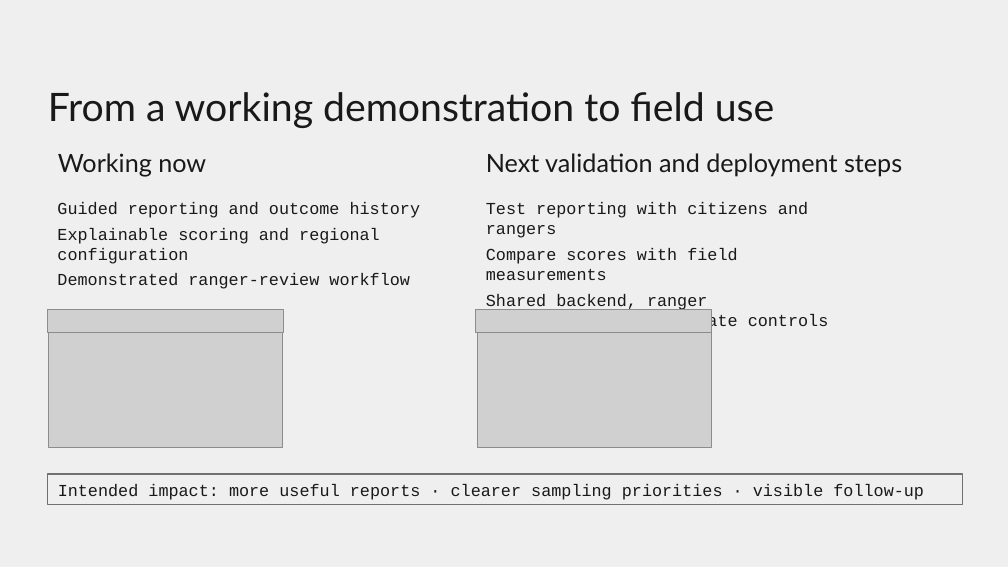
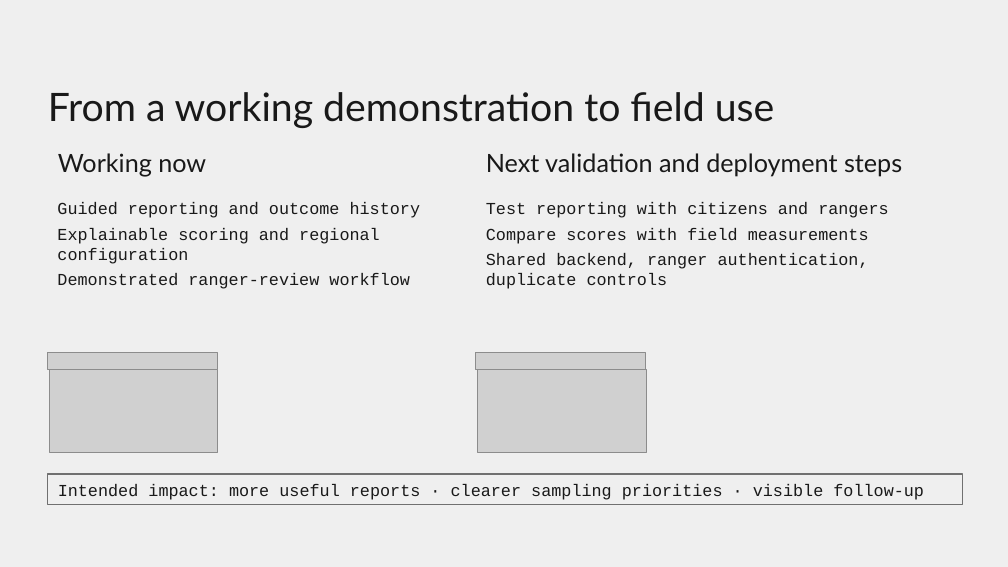
Before and after one commit to NathanDiep123/Verdant, a slide deck: slide 3 of docs/presentation/verdant-presentation.pptx. Drawn at 1008x567 pixels with LibreOffice and Linux fonts; fonts in the diff are those of the drawing; grey boxes stand for pictures; background and template pictures are left out. Boxes give left, top, right and bottom in pixels: in the first picture for what was removed or moved away, otherwise in the second. Text is boxed around its words. In the diff, an @@ line names an element or a change of style, - is before the commit and + after.

Commit message:
Fix presentation layout for the template fonts and refresh the slide picture

```diff
--- a/docs/presentation/verdant-presentation.pptx
+++ b/docs/presentation/verdant-presentation.pptx
@@ subtitle "Test reporting with citizens and ..." rewrapped from (486,202,829,331) to (486,202,889,289) @@
@@ picture: place and size @@
-picture at (47,309,283,333)
+picture at (47,353,217,370)
@@ picture: place and size @@
-picture at (476,309,712,333)
+picture at (476,353,645,370)
@@ picture: place and size @@
-picture at (49,333,283,448)
+picture at (49,370,218,453)
@@ picture: place and size @@
-picture at (478,333,712,448)
+picture at (478,370,646,453)
```
Also in this commit, not shown: 3 other slides changed, 4 other files.
